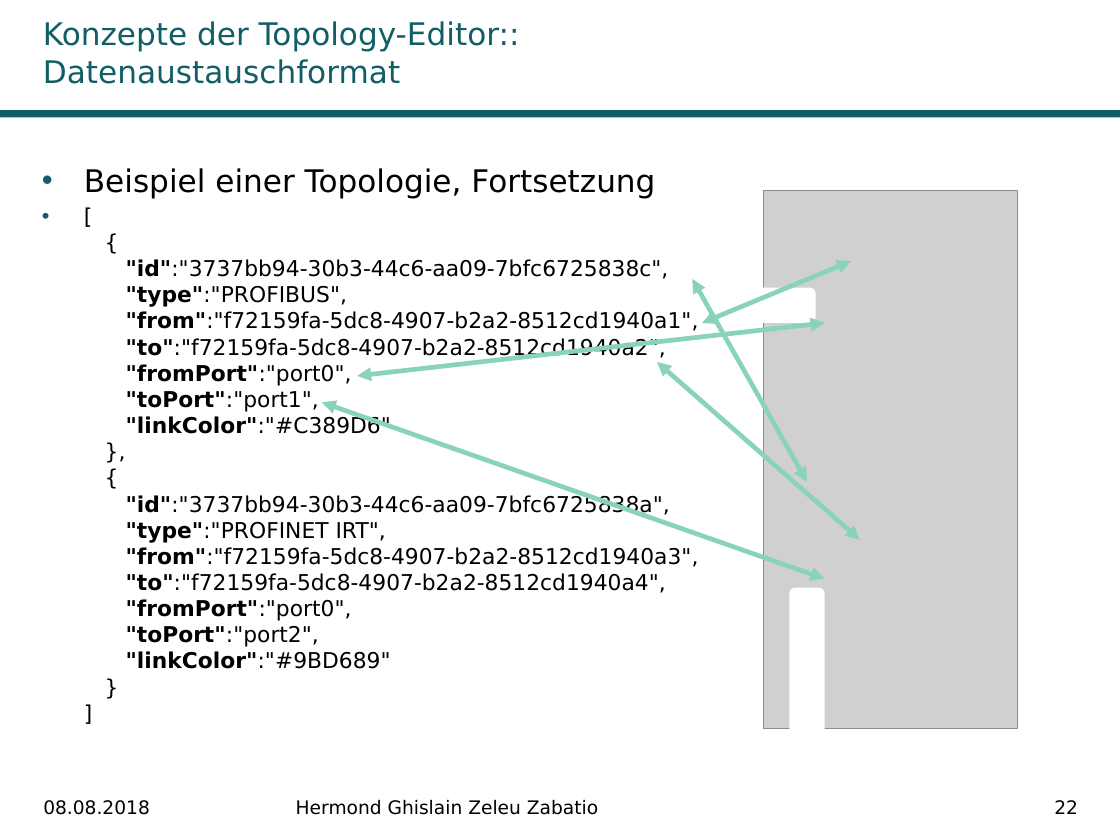
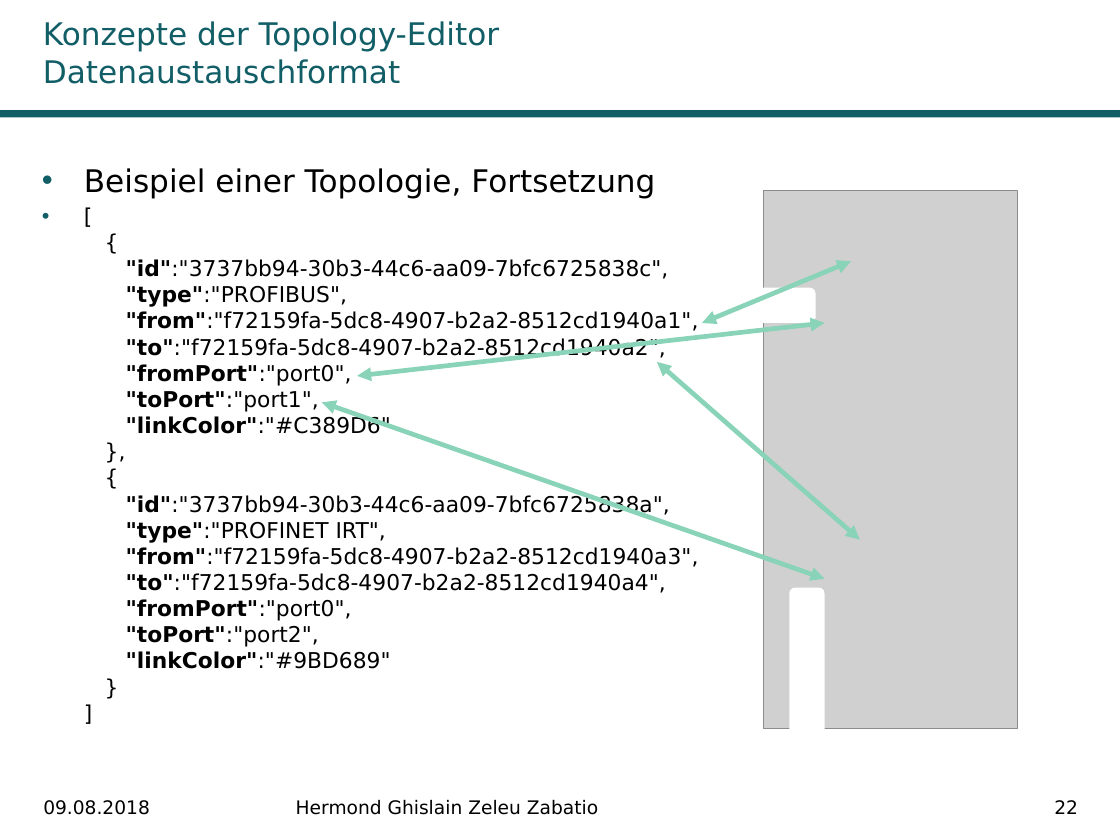
Before and after one commit to Ghislain1/zoe-fb-app, a slide deck: slide 22 of Master-Abschluss.pptx. Drawn at 1120x840 pixels with LibreOffice and Linux fonts; fonts in the diff are those of the drawing; grey boxes stand for pictures; background and template pictures are left out. Boxes give left, top, right and bottom in pixels: in the first picture for what was removed or moved away, otherwise in the second. Text is boxed around its words. In the diff, an @@ line names an element or a change of style, - is before the commit and + after.

```diff
--- a/Master-Abschluss.pptx
+++ b/Master-Abschluss.pptx
@@ title at [43, 21, 499, 84]: text changed @@
-Konzepte der Topology-Editor:: Datenaustauschformat
+Konzepte der Topology-Editor Datenaustauschformat
@@ double arrow removed from (692, 279) to (806, 482) @@
@@ text at [43, 800, 150, 815]: text changed @@
-08.08.2018
+09.08.2018
```
Also in this commit, not shown: 28 other slides changed.
